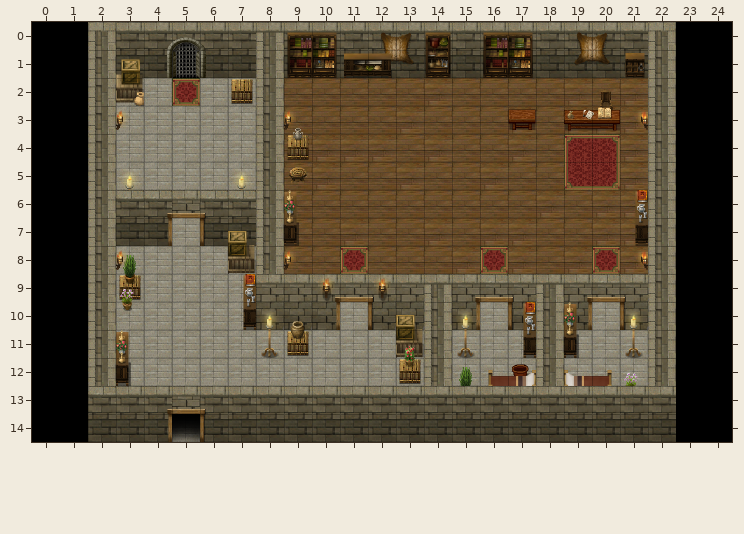
Tiled map -- res/map/gandriabarracks/gandriabarracks.tmx. That is the earlier state.
Cells are 50x50 px. Shown: x 0..24, y 0..14.
Now the later version:
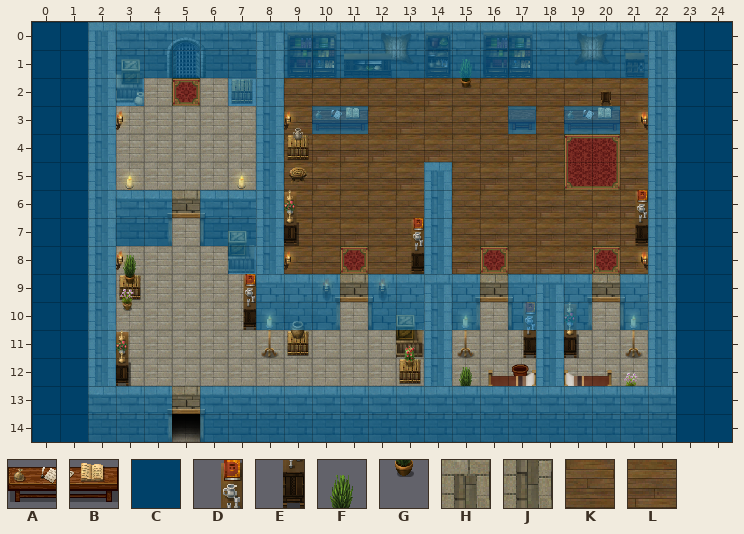
Key: from "tileset_map_gandriabarracks": A 38, B 39, C 76, D 79, E 98, F 103, G 122, H 152, J 171, K 198, L 199.
_ is an empty cell.
Tiles of an added or newly shown layer are drawn over the layers below it.
See-through tiles are keyed as they look on the map.
From old to new:
Layer "BG 1":
Tile K gives way to tile H in row 5 at x 14.
Tile K gives way to tile J in row 6 at x 14; in row 8 at x 14.
Tile L gives way to tile J in row 7 at x 14.
Tile L gives way to tile K in rows 7 to 8 at x 17.
Tile K gives way to tile L in rows 7 to 8 at x 18.
Layer "BG 2":
The edit adds tile A in row 3 at x 10.
The edit adds tile B in row 3 at x 11.
The edit adds tile D in row 7 at x 13.
The edit adds tile E in row 8 at x 13.
Layer "BG 3":
The edit adds tile F in row 1 at x 15.
The edit adds tile G in row 2 at x 15.
Layer "collidable" (now shown):
The edit adds tile C in rows 0 to 1 at x 0 to 24; in row 2 at x 0 to 3, 7 to 8 and 22 to 24; in row 3 at x 0 to 2, 8, 10 to 11, 17, 19 to 20 and 22 to 24; in row 4 at x 0 to 2, 8 and 22 to 24; in row 5 at x 0 to 2, 8, 14 and 22 to 24; in rows 6 to 7 at x 0 to 4, 6 to 8, 14 and 22 to 24.
The edit adds tile C in row 8 at x 0 to 2, 7 to 8, 14 and 22 to 24; in rows 9 to 10 at x 0 to 2, 8 to 10, 12 to 15, 17 to 19 and 21 to 24; in rows 11 to 12 at x 0 to 2, 14, 18 and 22 to 24; in rows 13 to 14 at x 0 to 4 and 6 to 24.
Pixel boxes of the changes (left, top, right, bottom) in both pictures:
changed: (32, 22, 732, 442)
